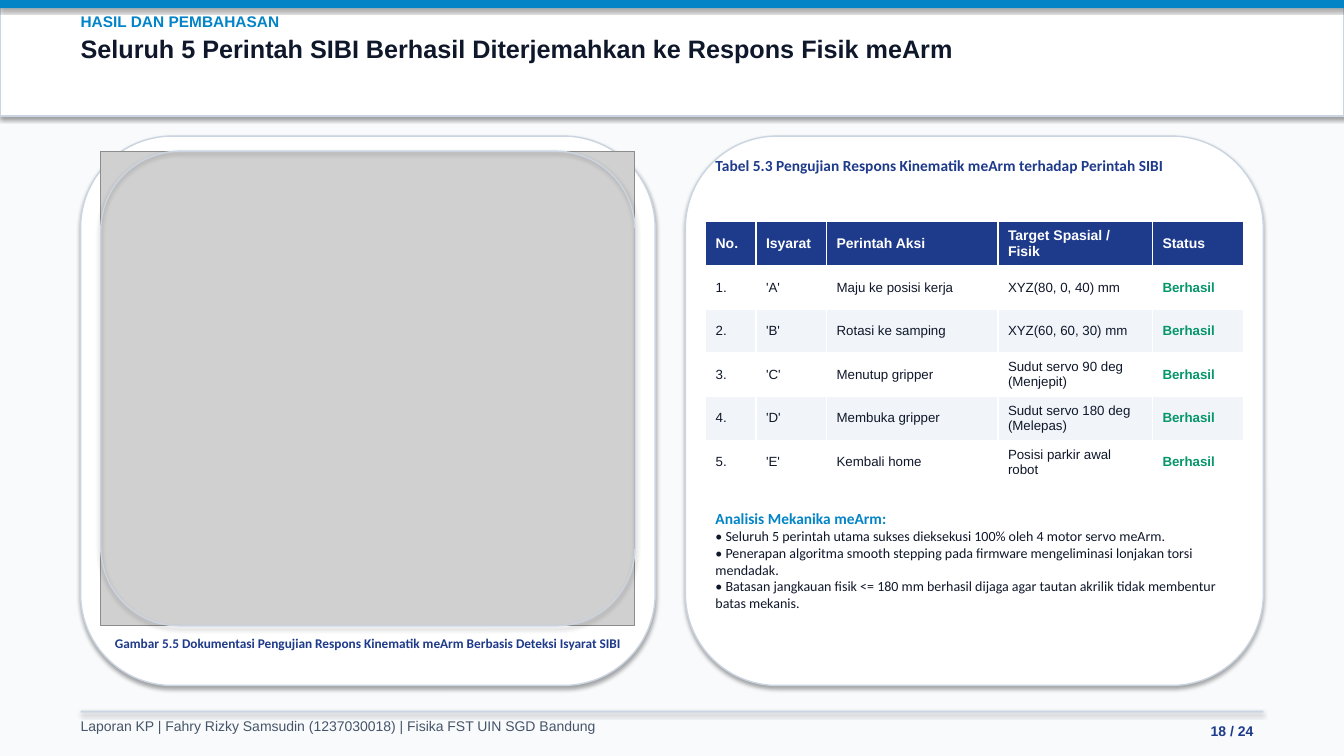
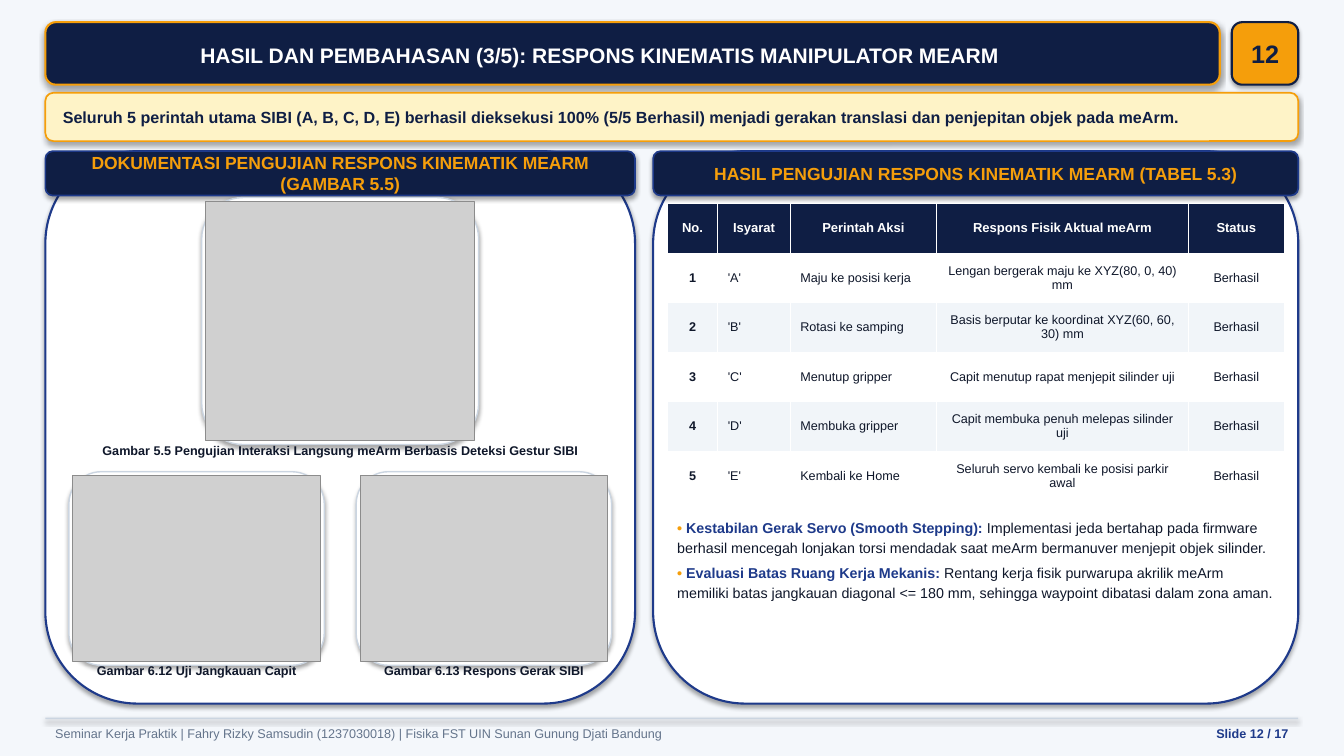
Before and after one commit to fahryrzky/LAPORAN-KP-Fahry-Rizky-Samsudin-Termux-Android, a slide deck: slide 12 of Laporan_KP_Fahry_Rizky_Samsudin.pptx (slide 18 before the commit). Drawn at 1344x756 pixels with LibreOffice and Linux fonts; fonts in the diff are those of the drawing; grey boxes stand for pictures. Boxes give left, top, right and bottom in pixels: in the first picture for what was removed or moved away, otherwise in the second. Text is boxed around its words. In the diff, an @@ line names an element or a change of style, - is before the commit and + after.

```diff
--- a/Laporan_KP_Fahry_Rizky_Samsudin.pptx
+++ b/Laporan_KP_Fahry_Rizky_Samsudin.pptx
@@ rectangle at [0, 0, 1344, 756]: fill #F8FAFC to #F4F7FB @@
@@ rectangle removed at [0, 0, 1344, 116] @@
@@ rectangle removed at [0, 0, 1344, 8] @@
@@ rounded rectangle "HASIL DAN PEMBAHASAN (3/5): RESPONS ...": place and size @@
-rounded rectangle "HASIL DAN PEMBAHASAN (3/5): RESPONS ..." at [81, 16, 953, 64]
+rounded rectangle "HASIL DAN PEMBAHASAN (3/5): RESPONS ..." at [45, 22, 1220, 85]
@@ rounded rectangle "HASIL DAN PEMBAHASAN (3/5): RESPONS ..." at [45, 22, 1220, 85]: vertical alignment top to middle; fill none to #0F1E44; outline none to #F59E0B 1.5 pt; shadow on @@
@@ rounded rectangle added at [1232, 22, 1299, 85], fill #F59E0B, outline #0F1E44 1.5 pt, 18 pt, text #0F1E44, bold @@
+12
@@ text in rounded rectangle at [200, 47, 998, 67]: text changed; size 18 to 15 pt; text colour #0F172A to #FFFFFF @@
-HASIL DAN PEMBAHASAN
-Seluruh 5 Perintah SIBI Berhasil Diterjemahkan ke Respons Fisik meArm
+HASIL DAN PEMBAHASAN (3/5): RESPONS KINEMATIS MANIPULATOR MEARM
@@ rounded rectangle added at [45, 93, 1299, 141], fill #FEF3C7, outline #F59E0B 1.2 pt, 11.5 pt, text #0F1E44, bold @@
+Seluruh 5 perintah utama SIBI (A, B, C, D, E) berhasil dieksekusi 100% (5/5 Berhasil) menjadi gerakan translasi dan penjepitan objek pada meArm.
@@ rounded rectangle at [45, 151, 635, 704]: outline #CBD5E1 1 pt to #1E3A8A 1.5 pt @@
@@ rounded rectangle: place and size @@
-rounded rectangle at [81, 136, 655, 686]
+rounded rectangle at [45, 151, 635, 704]
@@ rounded rectangle added at [45, 151, 635, 196], fill #0F1E44, outline #1E3A8A 1.2 pt, 12.5 pt, text #F59E0B, bold @@
+DOKUMENTASI PENGUJIAN RESPONS KINEMATIK MEARM (GAMBAR 5.5)
@@ rounded rectangle removed at [101, 151, 635, 626] @@
@@ rounded rectangle: place and size @@
-rounded rectangle at [686, 136, 1263, 686]
+rounded rectangle at [653, 151, 1299, 704]
@@ rounded rectangle at [653, 151, 1299, 704]: outline #CBD5E1 1 pt to #1E3A8A 1.5 pt @@
@@ rounded rectangle added at [653, 151, 1299, 196], fill #0F1E44, outline #1E3A8A 1.2 pt, 12.5 pt, text #F59E0B, bold @@
+HASIL PENGUJIAN RESPONS KINEMATIK MEARM (TABEL 5.3)
@@ text removed at [715, 158, 1163, 174] @@
-Tabel 5.3 Pengujian Respons Kinematik meArm terhadap Perintah SIBI
@@ rounded rectangle added at [202, 198, 479, 445], fill #FFFFFF, outline #CBD5E1 1 pt @@
@@ picture: place and size @@
-picture at [101, 151, 635, 626]
+picture at [206, 202, 475, 441]
@@ table at [667, 204, 1285, 501] @@
-row 1, column 4: Target Spasial / Fisik
+row 1, column 4: Respons Fisik Aktual meArm
-row 2, column 1: 1.
+row 2, column 1: 1
-row 2, column 4: XYZ(80, 0, 40) mm
+row 2, column 4: Lengan bergerak maju ke XYZ(80, 0, 40) mm
-row 3, column 1: 2.
+row 3, column 1: 2
-row 3, column 4: XYZ(60, 60, 30) mm
+row 3, column 4: Basis berputar ke koordinat XYZ(60, 60, 30) mm
-row 4, column 1: 3.
+row 4, column 1: 3
-row 4, column 4: Sudut servo 90 deg (Menjepit)
+row 4, column 4: Capit menutup rapat menjepit silinder uji
-row 5, column 1: 4.
+row 5, column 1: 4
-row 5, column 4: Sudut servo 180 deg (Melepas)
+row 5, column 4: Capit membuka penuh melepas silinder uji
-row 6: 5. | 'E' | Kembali home | Posisi parkir awal robot | Berhasil
+row 6: 5 | 'E' | Kembali ke Home | Seluruh servo kembali ke posisi parkir awal | Berhasil
@@ fill #1E3A8A to #0F1E44 in row 1 @@
@@ size 10 to 9.3 pt in "No.", "Isyarat", "Perintah Aksi", "Status" @@
@@ size 9.5 to 9 pt in "'A'", "Maju ke posisi kerja", "Berhasil", "'B'" and 10 more places @@
@@ text colour #059669 to #0F172A, bold off in "Berhasil", "Berhasil", "Berhasil", "Berhasil" and 1 more places @@
@@ alignment left to centre @@
@@ table: place and size @@
-table at [706, 222, 1243, 484]
+table at [667, 204, 1285, 501]
@@ text at [102, 445, 578, 458]: text changed; size 9.5 to 9 pt; font Calibri to Arial; text colour #1E3A8A to #0F172A @@
-Gambar 5.5 Dokumentasi Pengujian Respons Kinematik meArm Berbasis Deteksi Isyarat SIBI
+Gambar 5.5 Pengujian Interaksi Langsung meArm Berbasis Deteksi Gestur SIBI
@@ rounded rectangle added at [69, 472, 324, 665], fill #FFFFFF, outline #CBD5E1 1 pt @@
@@ picture added at [73, 476, 320, 661] @@
@@ rounded rectangle added at [356, 472, 611, 665], fill #FFFFFF, outline #CBD5E1 1 pt @@
@@ picture added at [360, 476, 607, 661] @@
@@ text at [677, 522, 1273, 601]: text changed; size 10 to 10.2 pt; font Calibri to Arial @@
-Analisis Mekanika meArm:
-• Seluruh 5 perintah utama sukses dieksekusi 100% oleh 4 motor servo meArm.
-• Penerapan algoritma smooth stepping pada firmware mengeliminasi lonjakan torsi mendadak.
-• Batasan jangkauan fisik <= 180 mm berhasil dijaga agar tautan akrilik tidak membentur batas mekanis.
+• Kestabilan Gerak Servo (Smooth Stepping): Implementasi jeda bertahap pada firmware berhasil mencegah lonjakan torsi mendadak saat meArm bermanuver menjepit objek silinder.
+• Evaluasi Batas Ruang Kerja Mekanis: Rentang kerja fisik purwarupa akrilik meArm memiliki batas jangkauan diagonal <= 180 mm, sehingga waypoint dibatasi dalam zona aman.
@@ text added at [97, 665, 297, 678], 9 pt, text #0F172A, bold @@
+Gambar 6.12 Uji Jangkauan Capit
@@ text added at [384, 666, 584, 678], 9 pt, text #0F172A, bold @@
+Gambar 6.13 Respons Gerak SIBI
@@ rectangle: place and size @@
-rectangle at [81, 711, 1263, 713]
+rectangle at [45, 718, 1299, 719]
@@ text at [55, 729, 661, 741]: text changed; size 10 to 9 pt; text colour #475569 to #64748B @@
-Laporan KP | Fahry Rizky Samsudin (1237030018) | Fisika FST UIN SGD Bandung
+Seminar Kerja Praktik | Fahry Rizky Samsudin (1237030018) | Fisika FST UIN Sunan Gunung Djati Bandung
@@ text removed at [1211, 726, 1254, 736] @@
-18 / 24
@@ text added at [1216, 729, 1288, 738], 9 pt, text #1E3A8A, bold @@
+Slide 12 / 17
```
Also in this commit, not shown: 6 other slides changed, 10 slides added, 17 slides removed, 18 other files.
